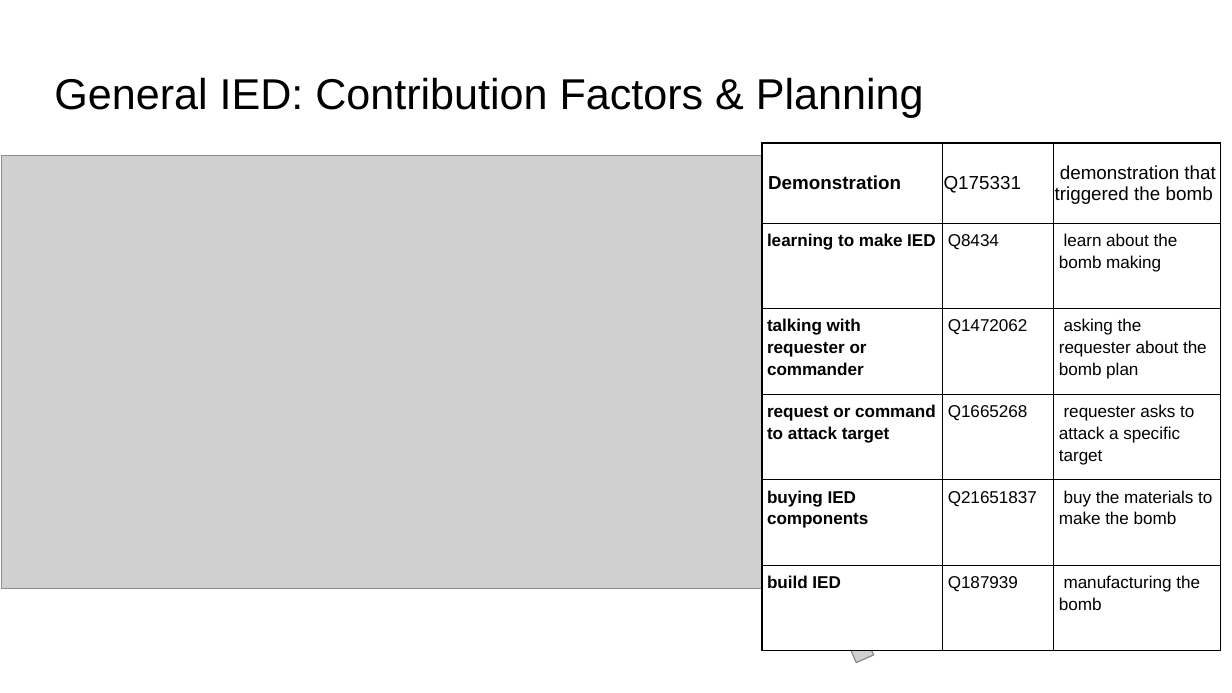
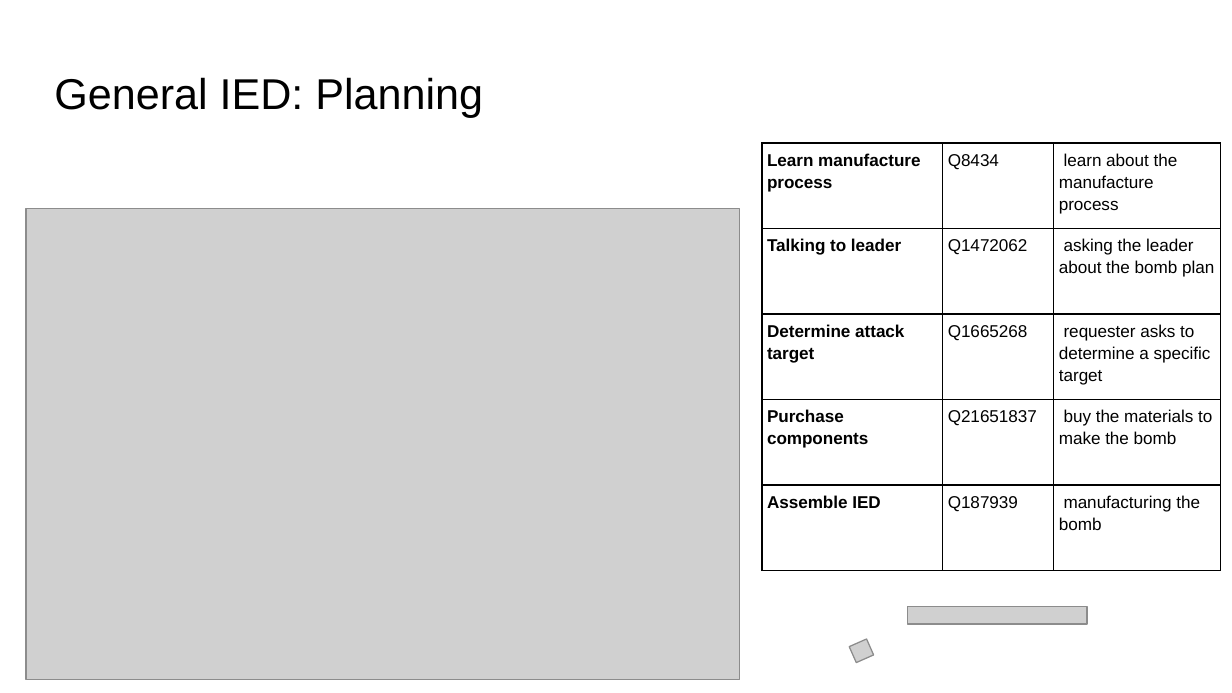
Before and after one commit to RESIN-KAIROS/schemalib, a slide deck: slide 3 of hrf/ied.pptx (slide 2 before the commit). Drawn at 1232x693 pixels with LibreOffice and Linux fonts; fonts in the diff are those of the drawing; grey boxes stand for pictures. Boxes give left, top, right and bottom in pixels: in the first picture for what was removed or moved away, otherwise in the second. Text is boxed around its words. In the diff, an @@ line names an element or a change of style, - is before the commit and + after.

```diff
--- a/hrf/ied.pptx
+++ b/hrf/ied.pptx
@@ title at box(54, 77, 483, 118): text changed @@
-General IED: Contribution Factors & Planning
+General IED: Planning
@@ table at box(761, 143, 1220, 570) @@
-row 1: Demonstration | Q175331 | demonstration that triggered the bomb
-row 2: learning to make IED | Q8434 | learn about the bomb making
-row 3: talking with requester or commander | Q1472062 | asking the requester about the bomb plan
-row 4: request or command to attack target | Q1665268 | requester asks to attack a specific target
-row 5: buying IED components | Q21651837 | buy the materials to make the bomb
-row 6: build IED | Q187939 | manufacturing the bomb
+row 1: Learn manufacture process | Q8434 | learn about the manufacture process
+row 2: Talking to leader | Q1472062 | asking the leader about the bomb plan
+row 3: Determine attack target | Q1665268 | requester asks to determine a specific target
+row 4: Purchase components | Q21651837 | buy the materials to make the bomb
+row 5: Assemble IED | Q187939 | manufacturing the bomb
@@ picture: place and size @@
-picture at box(1, 155, 763, 589)
+picture at box(26, 208, 739, 679)
```
Also in this commit, not shown: 5 other slides changed, 27 slides added, 6 slides removed.
